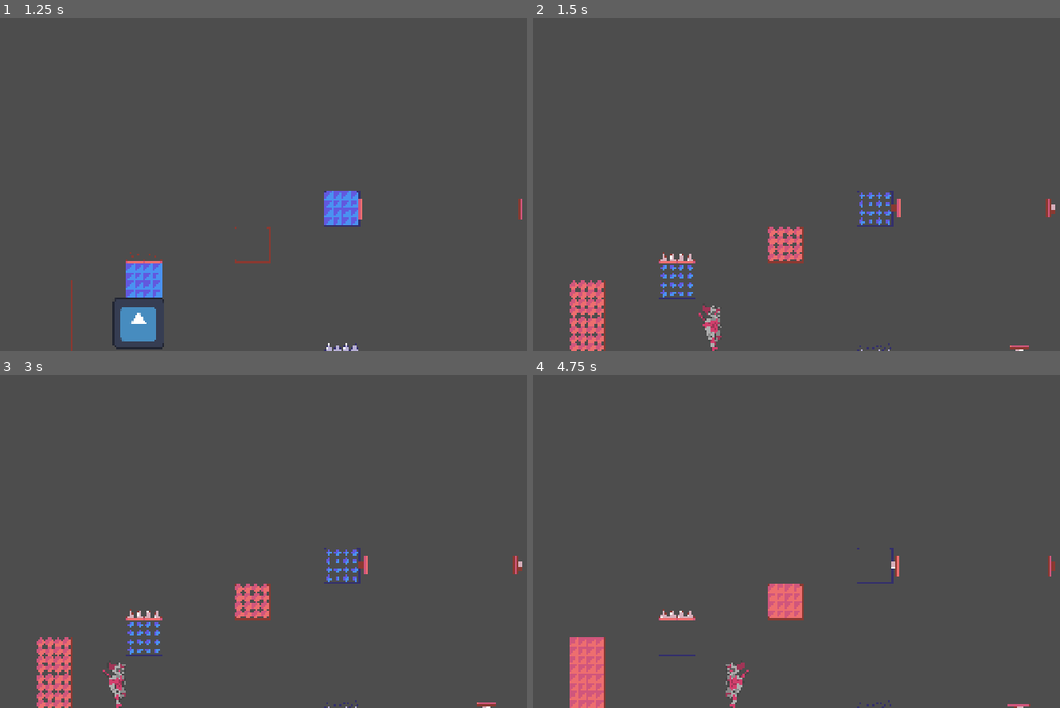
Above: before the commit, frames 1-4 (two rows, left to right).
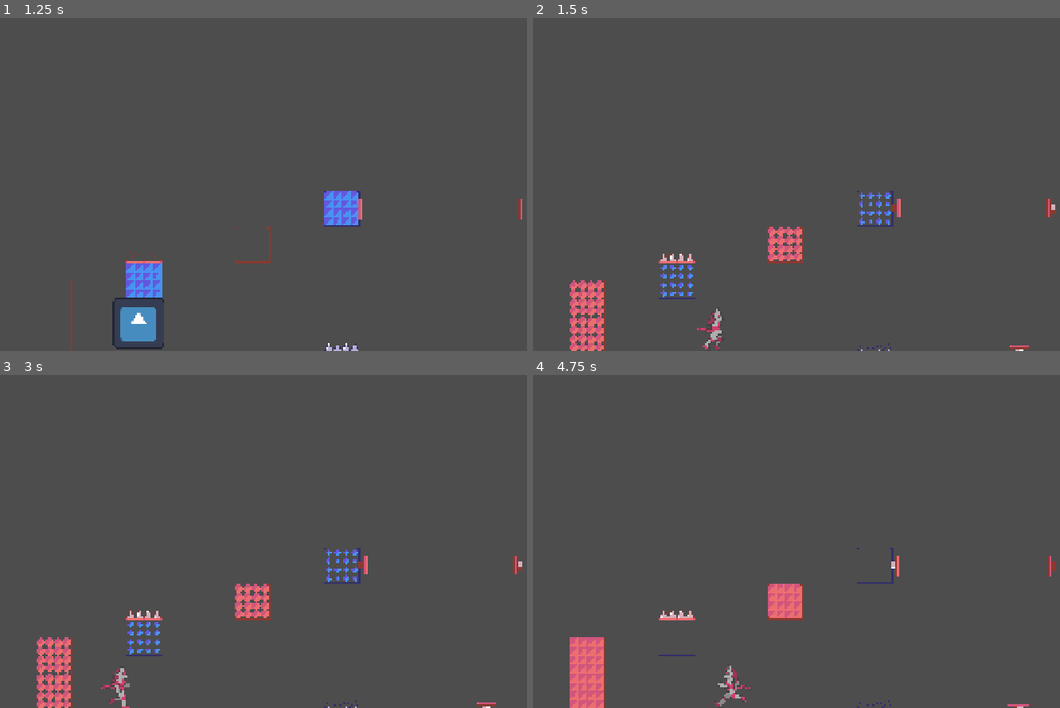
Above: after the commit, the same moments.

Repository: MatheoBrassart/The-Adventure-of-Beep-n-Boo-p
Game: Godot game, scene res://scenes/levels/level_test.tscn
Same seed, same stepped clock (60 frames per second), same inputs: the game is played once before the commit and once after it. The engine's default icon, where the game draws it, is replaced by a stand-in: a white triangle on a blue panel in a dark square.
Inputs:
- Up to frame 1 (1.25 s): hold D (move_right) from 0.53 s (still down); tap Shift (switch_character) at 0.6 s; tap Space (jump) at 0.77 s
- Up to frame 2 (1.5 s): keep holding D (move_right); tap Shift (switch_character) at 1.35 s
- Up to frame 3 (3 s): tap Space (jump) at 1.52 s; release D (move_right) at 2.03 s; hold A (move_left) 2.03-2.78 s; tap Shift (switch_character) at 2.1, 2.85 s; hold D (move_right) from 2.78 s (still down)
- Up to frame 4 (4.75 s): tap Space (jump) at 3.02, 3.77, 4.52 s; tap Shift (switch_character) at 3.6, 4.35 s; release D (move_right) at 4.28 s; hold A (move_left) from 4.28 s (still down)

Frame 1 is identical in both runs. In frame 2, 0.3% of the frame differs, in the area x 31-36%, y 86-100%; in frame 3, 0.3%; in frame 4, 0.3%, in the area x 34-42%, y 86-100%.

Commit message:
Beep run animation, PicsNormal RessortNormal

Diff:
--- a/the-adventure-of-beep-n'-boop/scenes/player.tscn
+++ b/the-adventure-of-beep-n'-boop/scenes/player.tscn
@@ -68,6 +68,38 @@
 atlas = ExtResource("2_qhqgy")
 region = Rect2(300, 200, 100, 100)
 
+[sub_resource type="AtlasTexture" id="AtlasTexture_4r5pv"]
+atlas = ExtResource("2_qhqgy")
+region = Rect2(200, 100, 100, 100)
+
+[sub_resource type="AtlasTexture" id="AtlasTexture_60mlk"]
+atlas = ExtResource("2_qhqgy")
+region = Rect2(300, 100, 100, 100)
+
+[sub_resource type="AtlasTexture" id="AtlasTexture_i4ail"]
+atlas = ExtResource("2_qhqgy")
+region = Rect2(400, 100, 100, 100)
+
+[sub_resource type="AtlasTexture" id="AtlasTexture_a38lo"]
+atlas = ExtResource("2_qhqgy")
+region = Rect2(500, 100, 100, 100)
+
+[sub_resource type="AtlasTexture" id="AtlasTexture_4ni07"]
+atlas = ExtResource("2_qhqgy")
+region = Rect2(600, 100, 100, 100)
+
+[sub_resource type="AtlasTexture" id="AtlasTexture_l71n6"]
+atlas = ExtResource("2_qhqgy")
+region = Rect2(700, 100, 100, 100)
+
+[sub_resource type="AtlasTexture" id="AtlasTexture_ke2ow"]
+atlas = ExtResource("2_qhqgy")
+region = Rect2(0, 100, 100, 100)
+
+[sub_resource type="AtlasTexture" id="AtlasTexture_ujl30"]
+atlas = ExtResource("2_qhqgy")
+region = Rect2(100, 100, 100, 100)
+
 [sub_resource type="SpriteFrames" id="SpriteFrames_dqkch"]
 animations = [{
 "frames": [{
@@ -131,6 +163,35 @@
 }],
 "loop": true,
 "name": &"jump",
+"speed": 12.0
+}, {
+"frames": [{
+"duration": 1.0,
+"texture": SubResource("AtlasTexture_4r5pv")
+}, {
+"duration": 1.0,
+"texture": SubResource("AtlasTexture_60mlk")
+}, {
+"duration": 1.0,
+"texture": SubResource("AtlasTexture_i4ail")
+}, {
+"duration": 1.0,
+"texture": SubResource("AtlasTexture_a38lo")
+}, {
+"duration": 1.0,
+"texture": SubResource("AtlasTexture_4ni07")
+}, {
+"duration": 1.0,
+"texture": SubResource("AtlasTexture_l71n6")
+}, {
+"duration": 1.0,
+"texture": SubResource("AtlasTexture_ke2ow")
+}, {
+"duration": 1.0,
+"texture": SubResource("AtlasTexture_ujl30")
+}],
+"loop": true,
+"name": &"run",
 "speed": 12.0
 }]
 
@@ -143,10 +204,8 @@
 
 [node name="SpriteBeep" type="AnimatedSprite2D" parent="."]
 sprite_frames = SubResource("SpriteFrames_dqkch")
-animation = &"idle"
+animation = &"run"
 autoplay = "idle"
-frame = 4
-frame_progress = 0.27021128
 
 [node name="SpriteBoop" type="Sprite2D" parent="."]
 visible = false
--- a/the-adventure-of-beep-n'-boop/scripts/player.gd
+++ b/the-adventure-of-beep-n'-boop/scripts/player.gd
@@ -76,6 +76,8 @@
 	if is_on_floor():
 		if direction == 0:
 			animatedSpriteBeep.play("idle")
+		else:animatedSpriteBeep.play("run")
+
 	else:
 		if velocity.y < 0:
 			animatedSpriteBeep.play("jump")
Binary file changed: the-adventure-of-beep-n'-boop/assets/BeepSpritesheet.png
Binary file added: the-adventure-of-beep-n'-boop/assets/BlocPicsRessortChange.png
Not shown, added: the-adventure-of-beep-n'-boop/assets/BlocPicsRessortChange.png.import
Binary file changed: the-adventure-of-beep-n'-boop/assets/RessortChangeSpritesheet.png
Not shown: 1 places in the-adventure-of-beep-n'-boop/scenes/player.tscn that only renumber resources
